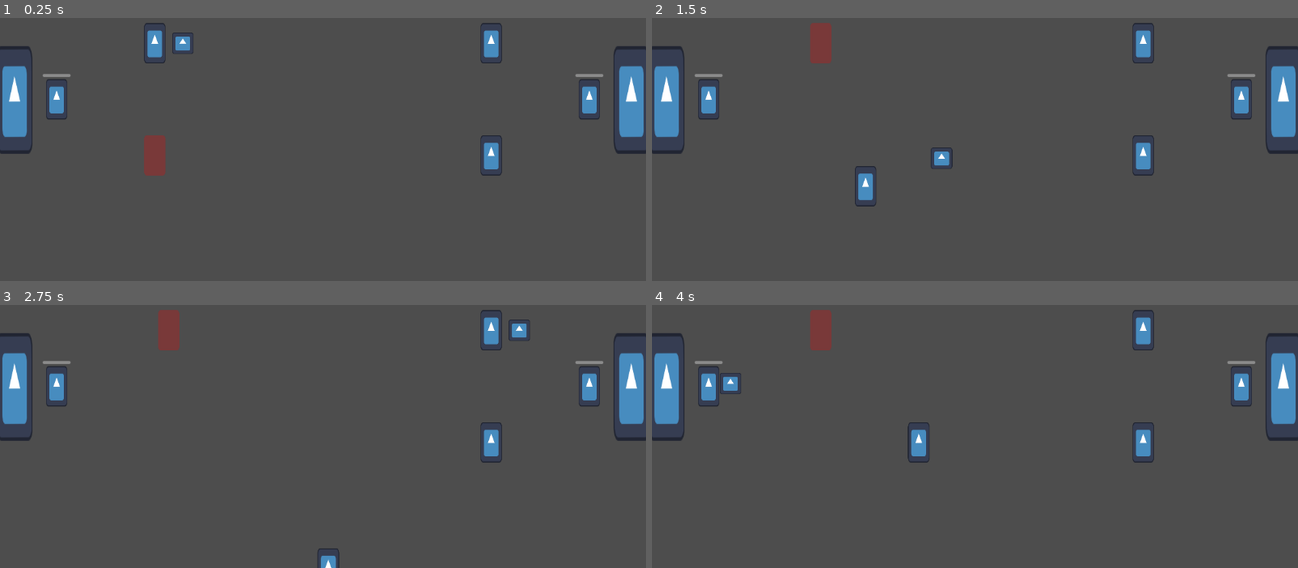
Above: before the commit, frames 1-4 (two rows, left to right).
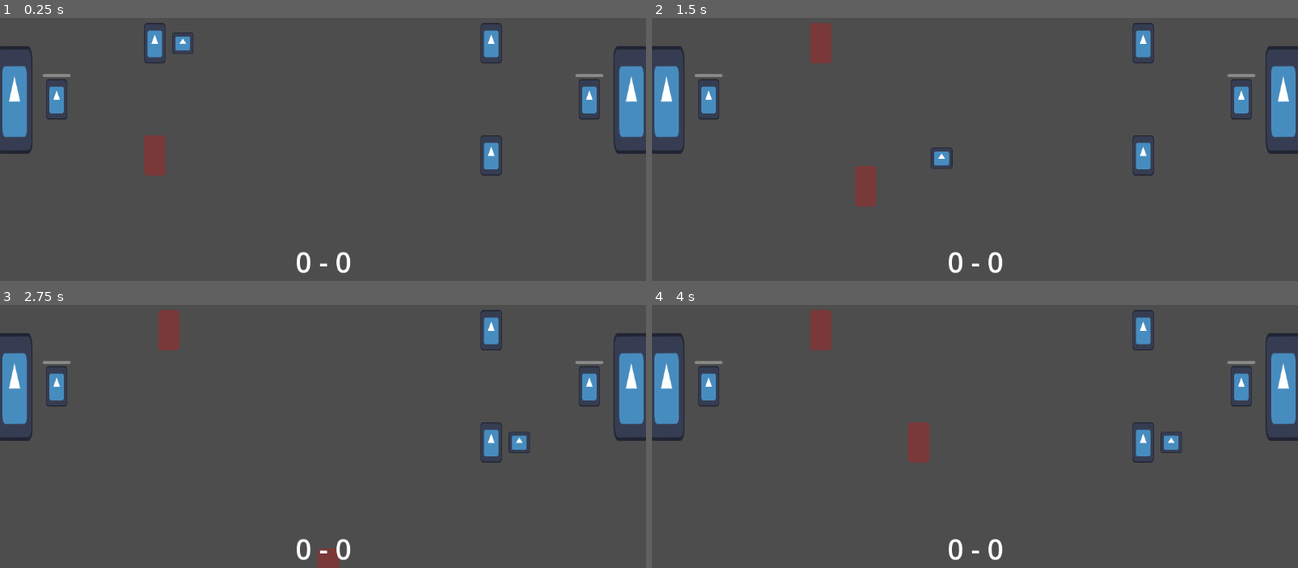
Above: after the commit, the same moments.

Repository: david8zhang/spooky-soccer
Game: Godot game, scene res://scenes/Main.tscn
The game is run twice, just before and just after one commit, with the same random seed, the same clock (stepped at 60 frames per second) and the same inputs. The engine's default icon, where the game draws it, is replaced by a stand-in: a white triangle on a blue panel in a dark square.
Inputs:
- Up to frame 1 (0.25 s): no input
- Up to frame 2 (1.5 s): tap Enter at 0.5 s; hold Right (move_right) 0.53-1.28 s; tap Space (pass) at 0.6 s; tap F (shoot) at 0.8, 1.35 s; hold Down (move_down) from 1.28 s (still down)
- Up to frame 3 (2.75 s): tap Space (pass) at 1.55, 2.1 s; release Down (move_down) at 2.03 s; hold Right (move_right) from 2.03 s (still down); tap F (shoot) at 2.3 s
- Up to frame 4 (4 s): release Right (move_right) at 2.78 s; hold Up (move_up) 2.78-3.53 s; tap F (shoot) at 2.85, 3.8 s; tap Space (pass) at 3.05, 3.6 s; hold Left (move_left) from 3.53 s (still down)

The runs differ from the first frame. In frame 1, 0.2% of the frame differs, in the area x 45-55%, y 88-97%; in frame 2, 0.7%; in frame 3, 0.8%; in frame 4, 1.0%, in the area x 10-82%, y 25-97%.

Commit message:
added scoring, stamina damage logic

Diff:
--- /dev/null
+++ b/prefabs/CPUFieldPlayer.tscn
@@ -0,0 +1,35 @@
+[gd_scene load_steps=6 format=3 uid="uid://b70d37wyfnq4h"]
+
+[ext_resource type="Texture2D" uid="uid://dqa181oq1x6gn" path="res://icon.svg" id="1_axad5"]
+[ext_resource type="Script" path="res://scripts/CPUFieldPlayer.gd" id="1_k72m6"]
+
+[sub_resource type="AtlasTexture" id="AtlasTexture_fto0y"]
+atlas = ExtResource("1_axad5")
+region = Rect2(0, 0, 128, 128)
+
+[sub_resource type="SpriteFrames" id="SpriteFrames_14fs1"]
+animations = [{
+"frames": [{
+"duration": 1.0,
+"texture": SubResource("AtlasTexture_fto0y")
+}],
+"loop": true,
+"name": &"placeholder",
+"speed": 5.0
+}]
+
+[sub_resource type="RectangleShape2D" id="RectangleShape2D_ficat"]
+size = Vector2(38, 72)
+
+[node name="CPUFieldPlayer" type="RigidBody2D"]
+lock_rotation = true
+script = ExtResource("1_k72m6")
+
+[node name="AnimatedSprite2D" type="AnimatedSprite2D" parent="."]
+position = Vector2(2.08165e-12, 2.08165e-12)
+scale = Vector2(0.3, 0.563)
+sprite_frames = SubResource("SpriteFrames_14fs1")
+animation = &"placeholder"
+
+[node name="CollisionShape2D" type="CollisionShape2D" parent="."]
+shape = SubResource("RectangleShape2D_ficat")
--- /dev/null
+++ b/prefabs/PlayerFieldPlayer.tscn
@@ -0,0 +1,35 @@
+[gd_scene load_steps=6 format=3 uid="uid://cb8pxunyr2q10"]
+
+[ext_resource type="Texture2D" uid="uid://dqa181oq1x6gn" path="res://icon.svg" id="1_48ndw"]
+[ext_resource type="Script" path="res://scripts/PlayerFieldPlayer.gd" id="1_ejapt"]
+
+[sub_resource type="AtlasTexture" id="AtlasTexture_fto0y"]
+atlas = ExtResource("1_48ndw")
+region = Rect2(0, 0, 128, 128)
+
+[sub_resource type="SpriteFrames" id="SpriteFrames_2e2ih"]
+animations = [{
+"frames": [{
+"duration": 1.0,
+"texture": SubResource("AtlasTexture_fto0y")
+}],
+"loop": true,
+"name": &"placeholder",
+"speed": 5.0
+}]
+
+[sub_resource type="RectangleShape2D" id="RectangleShape2D_sy3cu"]
+size = Vector2(38, 72)
+
+[node name="PlayerFieldPlayer" type="RigidBody2D"]
+lock_rotation = true
+script = ExtResource("1_ejapt")
+
+[node name="AnimatedSprite2D" type="AnimatedSprite2D" parent="."]
+position = Vector2(2.08165e-12, 2.08165e-12)
+scale = Vector2(0.3, 0.563)
+sprite_frames = SubResource("SpriteFrames_2e2ih")
+animation = &"placeholder"
+
+[node name="CollisionShape2D" type="CollisionShape2D" parent="."]
+shape = SubResource("RectangleShape2D_sy3cu")
--- a/scenes/Main.tscn
+++ b/scenes/Main.tscn
@@ -1,9 +1,10 @@
-[gd_scene load_steps=7 format=3 uid="uid://cp4h3kopc4ei8"]
+[gd_scene load_steps=8 format=3 uid="uid://cp4h3kopc4ei8"]
 
 [ext_resource type="Script" path="res://scripts/Game.gd" id="1_0qwq3"]
 [ext_resource type="PackedScene" uid="uid://d03yj7smxqk6c" path="res://prefabs/PlayerFieldManager.tscn" id="1_uj31e"]
 [ext_resource type="PackedScene" uid="uid://dbagi233oshw7" path="res://prefabs/Ball.tscn" id="3_w1s3v"]
 [ext_resource type="PackedScene" uid="uid://cjfb8ram4fpgp" path="res://prefabs/CPUFieldManager.tscn" id="4_kyuv4"]
+[ext_resource type="PackedScene" uid="uid://cb8pxunyr2q10" path="res://prefabs/PlayerFieldPlayer.tscn" id="4_udoea"]
 [ext_resource type="PackedScene" uid="uid://rgbyovsk6afe" path="res://prefabs/Goal.tscn" id="5_tfqse"]
 
 [sub_resource type="PhysicsMaterial" id="PhysicsMaterial_nmsru"]
@@ -19,6 +20,7 @@
 
 [node name="PlayerFieldManager" parent="." instance=ExtResource("1_uj31e")]
 position = Vector2(2.08165e-12, 2.08165e-12)
+player_scene = ExtResource("4_udoea")
 
 [node name="CPUFieldManager" parent="." instance=ExtResource("4_kyuv4")]
 
@@ -29,3 +31,22 @@
 
 [node name="RightGoal" parent="." instance=ExtResource("5_tfqse")]
 position = Vector2(550, 1)
+side = 1
+
+[node name="CanvasLayer" type="CanvasLayer" parent="."]
+
+[node name="Scoreboard" type="Label" parent="CanvasLayer"]
+anchors_preset = 7
+anchor_left = 0.5
+anchor_top = 1.0
+anchor_right = 0.5
+anchor_bottom = 1.0
+offset_left = -20.0
+offset_top = -31.0
+offset_right = 20.0
+grow_horizontal = 2
+grow_vertical = 0
+theme_override_font_sizes/font_size = 50
+text = "0 - 0"
+horizontal_alignment = 1
+vertical_alignment = 1
--- a/scripts/Ball.gd
+++ b/scripts/Ball.gd
@@ -19,7 +19,9 @@
 	collision_detector.set_deferred("disabled", false)
 
 var curr_poss_status
-var prev_possessor
+
+# Metadata stored on the ball
+var metadata = {}
 
 func _on_field_player_detector_body_entered(body):
 	if body is FieldPlayer:
--- a/scripts/CPUFieldManager.gd
+++ b/scripts/CPUFieldManager.gd
@@ -19,4 +19,4 @@
 
 func _ready():
 	init_players(player_configs, FieldPlayer.Side.CPU)
-	init_goalkeeper(goalkeeper_config)
+	init_goalkeeper(goalkeeper_config, FieldPlayer.Side.CPU)
--- /dev/null
+++ b/scripts/CPUFieldPlayer.gd
@@ -0,0 +1,2 @@
+class_name CPUFieldPlayer
+extends FieldPlayer
--- a/scripts/FieldManager.gd
+++ b/scripts/FieldManager.gd
@@ -16,9 +16,10 @@
 		field_players.append(new_field_player)
 		add_child(new_field_player)
 
-func init_goalkeeper(goalkeeper_config):
+func init_goalkeeper(goalkeeper_config, side: FieldPlayer.Side):
 	goalkeeper = goalkeeper_scene.instantiate() as Goalkeeper
 	goalkeeper.global_position = goalkeeper_config["position"]
 	goalkeeper.player_name = goalkeeper_config["name"]
+	goalkeeper.side = side
 	goalkeeper.field_manager = self
 	add_child(goalkeeper)
--- a/scripts/FieldPlayer.gd
+++ b/scripts/FieldPlayer.gd
@@ -13,6 +13,9 @@
 var player_name
 var side
 
+# Stamina damage to goalkeeper from shot
+var shot_force = 100
+
 enum Side {
 	PLAYER,
 	CPU
@@ -27,62 +30,11 @@
 var field_manager
 
 func _physics_process(_delta):
-	linear_velocity = Vector2.ZERO
-	if is_selected:
-		if Input.is_action_pressed("move_right"):
-			linear_velocity.x += 1
-		if Input.is_action_pressed("move_left"):
-			linear_velocity.x -= 1
-		if Input.is_action_pressed("move_down"):
-			linear_velocity.y += 1
-		if Input.is_action_pressed("move_up"):
-			linear_velocity.y -= 1
-
-		if linear_velocity.length() > 0:
-			linear_velocity = linear_velocity.normalized() * SPEED
-
-		if linear_velocity.x < 0:
-			curr_direction = Direction.LEFT
-		elif linear_velocity.x > 0:
-			curr_direction = Direction.RIGHT
-
 	if has_possession:
-		# Pass ball
-		if Input.is_action_just_pressed("pass"):
-			pass_ball()
-
-		if Input.is_action_just_pressed("shoot"):
-			shoot_ball()
-
 		var ball = game.ball as RigidBody2D
+		ball.show()
 		var x_diff = -50 if curr_direction == Direction.LEFT else 50
 		ball.global_position = Vector2(global_position.x + x_diff, global_position.y)
-		update_pass_target(linear_velocity)
-
-
-func update_pass_target(curr_velocity: Vector2):
-	var src_position = global_position + curr_velocity
-	var closest_player
-	var min_dist = INF
-	for player in field_manager.field_players:
-		if player != self:
-			var dist = src_position.distance_to(player.global_position)
-			if dist < min_dist:
-				min_dist = dist
-				closest_player = player
-
-	# Update pass target
-	if pass_target != null and pass_target != closest_player:
-		pass_target.hide_highlight()
-	pass_target = closest_player
-	if has_possession and side == Side.PLAYER:
-		pass_target.show_highlight()
-
-func show_highlight():
-	self.modulate = Color(255, 0, 0, 0.25)
-
-func hide_highlight():
-	self.modulate = Color.WHITE
 
 func pass_ball():
 	if pass_target != null:
@@ -92,7 +44,7 @@
 		var velocity_vector = dir * PASS_SPEED
 		ball.linear_velocity = velocity_vector
 		ball.curr_poss_status = Ball.POSS_STATUS.PLAYER_PASS
-		ball.prev_possessor = self
+		ball.metadata["prev_possessor"] = self
 		ball.enable_collision_detector()
 		is_selected = false
 		lose_poss_of_ball()
@@ -103,7 +55,9 @@
 	var opp_goal = get_opposing_goal()
 	var dir = (opp_goal.global_position - ball.global_position).normalized()
 	var velocity_vector = dir * SHOOT_SPEED
-	ball.prev_possessor = self
+	ball.curr_poss_status = Ball.POSS_STATUS.SHOT_ON_CPU_GOAL
+	ball.metadata["prev_possessor"] = self
+	ball.metadata["shot_force"] = shot_force
 	ball.enable_collision_detector()
 	ball.linear_velocity = velocity_vector
 	lose_poss_of_ball()
@@ -112,8 +66,9 @@
 	var ball = game.ball as Ball
 	if can_take_possession:
 		if ball.curr_poss_status == Ball.POSS_STATUS.PLAYER_PASS:
-			if ball.prev_possessor != null:
-				ball.prev_possessor.can_take_possession = true
+			var prev_possessor = ball.metadata["prev_possessor"]
+			if prev_possessor != null:
+				prev_possessor.can_take_possession = true
 		take_poss_of_ball()
 
 func get_opposing_goal():
@@ -125,13 +80,9 @@
 	pass_target = null
 
 func take_poss_of_ball():
-	hide_highlight()
 	var ball = game.ball as Ball
 	ball.disable_collision_detector()
 	has_possession = true
 
-	if side == Side.PLAYER:
-		is_selected = true
-
 func lose_poss_of_ball():
 	has_possession = false
--- a/scripts/Game.gd
+++ b/scripts/Game.gd
@@ -2,10 +2,32 @@
 extends Node2D
 
 @onready var player_manager: PlayerFieldManager = $PlayerFieldManager
+@onready var cpu_manager: CPUFieldManager = $CPUFieldManager
 @onready var ball = $Ball
 @onready var player_goal = $LeftGoal
 @onready var cpu_goal = $RightGoal
+@onready var scoreboard: Label = get_node("/root/Main/CanvasLayer/Scoreboard")
+
+var cpu_score = 0
+var player_score = 0
 
 func _ready():
 	var player = player_manager.field_players[0] as FieldPlayer
 	player.take_poss_of_ball()
+
+func on_cpu_scored():
+	cpu_score += 1
+	scoreboard.text = str(player_score) + "-" + str(cpu_score)
+
+func on_player_scored():
+	player_score += 1
+	scoreboard.text = str(player_score) + "-" + str(cpu_score)
+
+
+func reset_after_score(last_scored_side: FieldPlayer.Side):
+	if last_scored_side == FieldPlayer.Side.PLAYER:
+		var cpu_player = cpu_manager.field_players[0] as FieldPlayer
+		cpu_player.take_poss_of_ball()
+	elif last_scored_side == FieldPlayer.Side.CPU:
+		var player = player_manager.field_players[0] as FieldPlayer
+		player.take_poss_of_ball()
--- a/scripts/Goal.gd
+++ b/scripts/Goal.gd
@@ -1,6 +1,25 @@
 class_name Goal
 extends StaticBody2D
 
+@onready var game = get_node("/root/Main") as Game
+@export var side: FieldPlayer.Side
+
 func handle_ball_collision(ball: Ball):
 	ball.linear_velocity = Vector2.ZERO
-	print("Scored!")
+	ball.hide()
+
+	var side_just_scored = FieldPlayer.Side.PLAYER
+	if side == FieldPlayer.Side.PLAYER:
+		game.on_cpu_scored()
+		side_just_scored = FieldPlayer.Side.CPU
+	elif side == FieldPlayer.Side.CPU:
+		game.on_player_scored()
+		side_just_scored = FieldPlayer.Side.PLAYER
+
+	var reset_timer = Timer.new()
+	reset_timer.wait_time = 2
+	reset_timer.autostart = true
+	reset_timer.one_shot = true
+	var callable = Callable(game, "reset_after_score").bind(side_just_scored)
+	reset_timer.connect("timeout", callable)
+	add_child(reset_timer)
--- a/scripts/Goalkeeper.gd
+++ b/scripts/Goalkeeper.gd
@@ -7,4 +7,12 @@
 @onready var save_meter = $SaveMeter as ProgressBar
 
 func _ready():
+  curr_direction = Direction.LEFT if side == Side.CPU else Direction.RIGHT
   save_meter.value = 100
+
+func handle_ball_collision():
+  var ball = game.ball as Ball
+  var stamina_dmg = ball.metadata["shot_force"]
+  save_meter.value = max(0, save_meter.value - stamina_dmg)
+  if save_meter.value > 0:
+    super.handle_ball_collision()
--- a/scripts/PlayerFieldManager.gd
+++ b/scripts/PlayerFieldManager.gd
@@ -19,5 +19,5 @@
 
 func _ready():
 	init_players(player_configs, FieldPlayer.Side.PLAYER)
-	init_goalkeeper(goalkeeper_config)
+	init_goalkeeper(goalkeeper_config, FieldPlayer.Side.PLAYER)
 	field_players[0].is_selected = true
--- /dev/null
+++ b/scripts/PlayerFieldPlayer.gd
@@ -0,0 +1,63 @@
+class_name PlayerFieldPlayer
+extends FieldPlayer
+
+func _physics_process(_delta):
+	linear_velocity = Vector2.ZERO
+	if is_selected:
+		if Input.is_action_pressed("move_right"):
+			linear_velocity.x += 1
+		if Input.is_action_pressed("move_left"):
+			linear_velocity.x -= 1
+		if Input.is_action_pressed("move_down"):
+			linear_velocity.y += 1
+		if Input.is_action_pressed("move_up"):
+			linear_velocity.y -= 1
+
+		if linear_velocity.length() > 0:
+			linear_velocity = linear_velocity.normalized() * SPEED
+
+		if linear_velocity.x < 0:
+			curr_direction = Direction.LEFT
+		elif linear_velocity.x > 0:
+			curr_direction = Direction.RIGHT
+
+	if has_possession:
+		# Pass ball
+		if Input.is_action_just_pressed("pass"):
+			pass_ball()
+
+		if Input.is_action_just_pressed("shoot"):
+			shoot_ball()
+
+		var ball = game.ball as RigidBody2D
+		var x_diff = -50 if curr_direction == Direction.LEFT else 50
+		ball.global_position = Vector2(global_position.x + x_diff, global_position.y)
+		update_pass_target(linear_velocity)
+
+func update_pass_target(curr_velocity: Vector2):
+	var src_position = global_position + curr_velocity
+	var closest_player
+	var min_dist = INF
+	for player in field_manager.field_players:
+		if player != self:
+			var dist = src_position.distance_to(player.global_position)
+			if dist < min_dist:
+				min_dist = dist
+				closest_player = player
+
+	# Update pass target
+	if pass_target != null and pass_target != closest_player:
+		pass_target.hide_highlight()
+	pass_target = closest_player
+	if has_possession and side == Side.PLAYER:
+		pass_target.show_highlight()
+
+func show_highlight():
+	self.modulate = Color(255, 0, 0, 0.25)
+
+func hide_highlight():
+	self.modulate = Color.WHITE
+
+func take_poss_of_ball():
+	super.take_poss_of_ball()
+	is_selected = true
